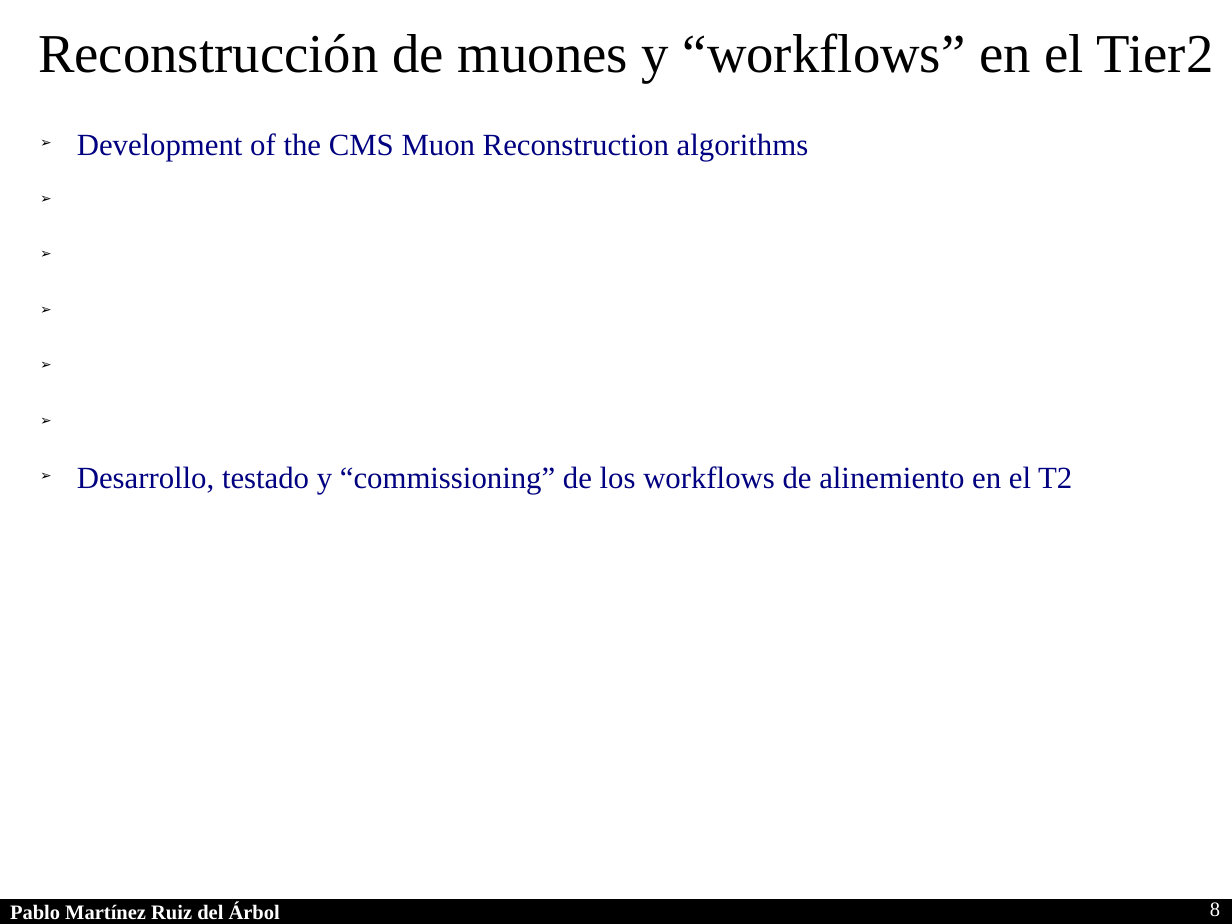
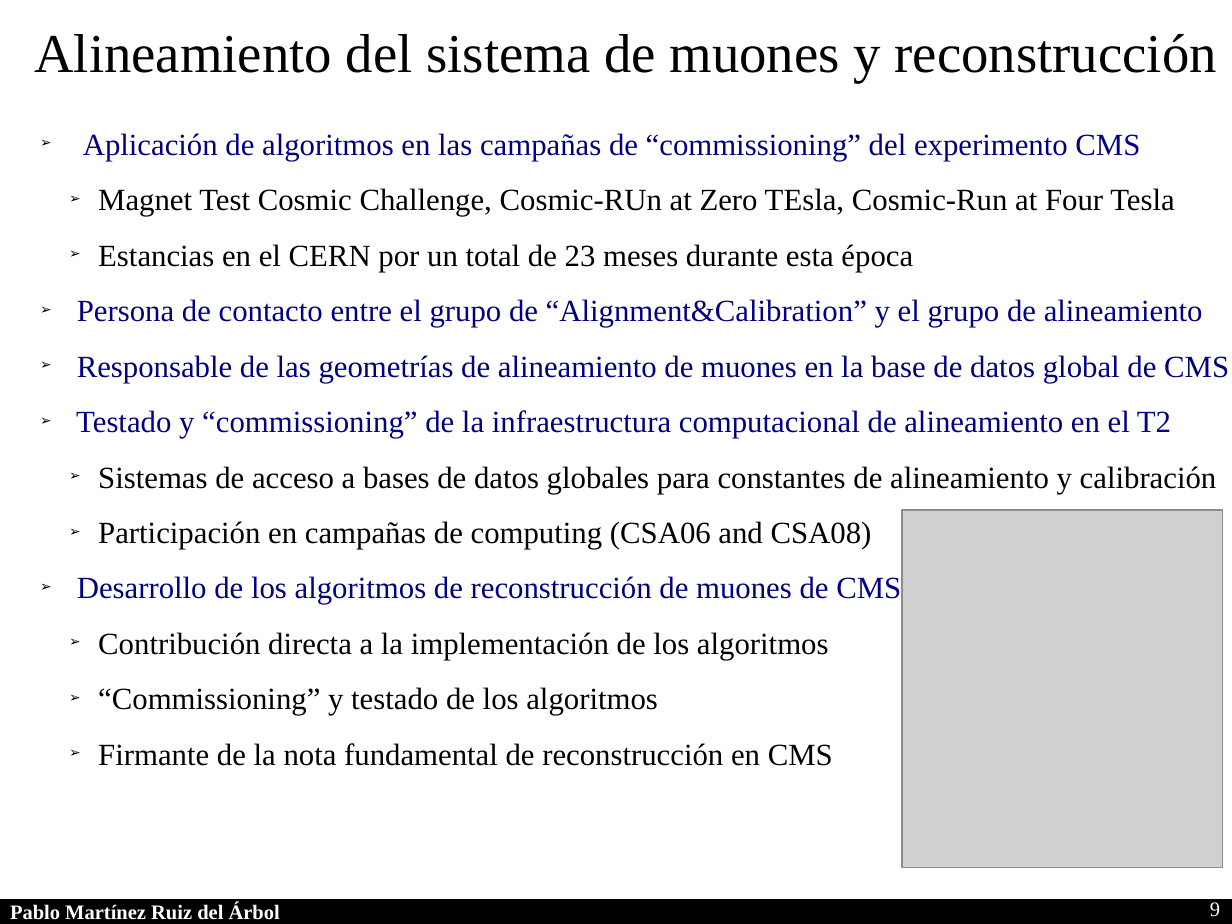
Before and after one commit to parbol/Plaza, a slide deck: slide 9 of Presentacion/Presentacion.odp (slide 8 before the commit). Drawn at 1232x924 pixels with LibreOffice and Linux fonts; fonts in the diff are those of the drawing; grey boxes stand for pictures. Boxes give left, top, right and bottom in pixels: in the first picture for what was removed or moved away, otherwise in the second. Text is boxed around its words. In the diff, an @@ line names an element or a change of style, - is before the commit and + after.

```diff
--- a/Presentacion/Presentacion.odp
+++ b/Presentacion/Presentacion.odp
@@ text at (34,34,1217,83): text changed @@
-Reconstrucción de muones y “workflows” en el Tier2
+Alineamiento del sistema de muones y reconstrucción
@@ text at (76,133,1229,715): text changed; text colour #000080 to #000000 @@
-➢ Development of the CMS Muon Reconstruction algorithms
-➢ Desarrollo, testado y “commissioning” de los workflows de alinemiento en el T2
+➢ Aplicación de algoritmos en las campañas de “commissioning” del experimento CMS
+  ➢ Magnet Test Cosmic Challenge, Cosmic-RUn at Zero TEsla, Cosmic-Run at Four Tesla
+  ➢ Estancias en el CERN por un total de 23 meses durante esta época
+➢ Persona de contacto entre el grupo de “Alignment&Calibration” y el grupo de alineamiento
+➢ Responsable de las geometrías de alineamiento de muones en la base de datos global de CMS
+➢ Testado y “commissioning” de la infraestructura computacional de alineamiento en el T2
+  ➢ Sistemas de acceso a bases de datos globales para constantes de alineamiento y calibración
+  ➢ Participación en campañas de computing (CSA06 and CSA08)
+➢ Desarrollo de los algoritmos de reconstrucción de muones de CMS
+  ➢ Contribución directa a la implementación de los algoritmos
+  ➢ “Commissioning” y testado de los algoritmos
+  ➢ Firmante de la nota fundamental de reconstrucción en CMS
@@ picture added at (902,510,1222,867) @@
@@ page number at (1210,902,1220,917): text changed @@
-8
+9
```
Also in this commit, not shown: 3 other slides changed, 5 slides added, 2 slides removed.
